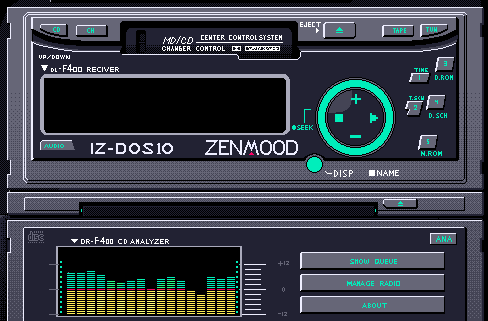
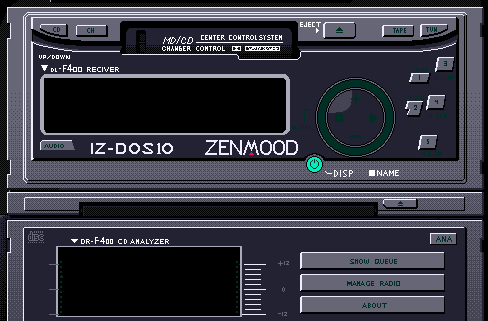
The second 488px x 321px image is a revision of the first. Changes to its layers:
showed "visualizer-mask", painted on it over [left=60, top=262, right=235, bottom=314]
added layer "Layer 8" above "display-mask" over [left=44, top=27, right=453, bottom=313]
